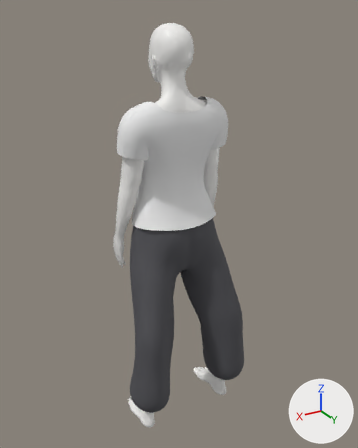
The glTF model public/models/mannequin-female-relaxed.glb as it was, and as the next commit left it.
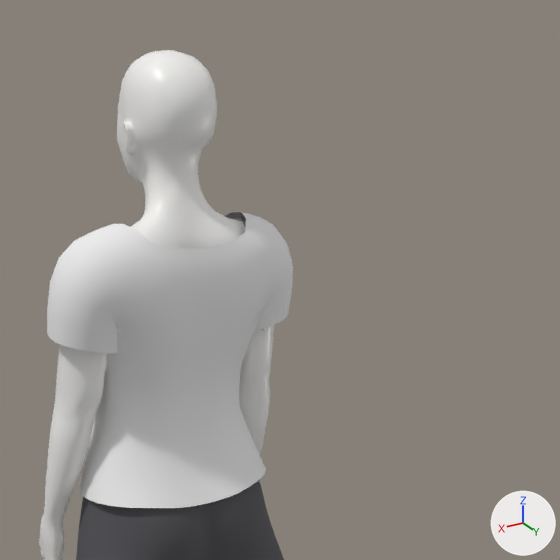
There are two pictures of each version: one whole from a 50 mm lens placed at (0.937, 1.573, 1.685), pointed at (-0.017, -0.018, 0.89), one close up on the part from 27% to 98% of the width and 0% to 57% of the height. Lighting does not change. The marker at lower right points along +X, +Y and +Z. The older version's two pictures come first. Where no turn or scale is listed for an object, it has been applied to the vertices.

The first close-up shows 'Body', 'Pants', 'Shirt'.
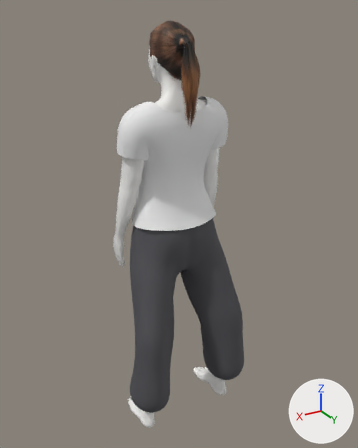
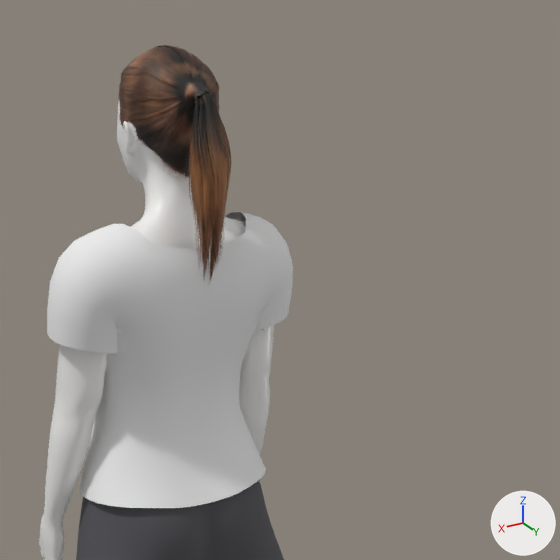
What differs and where, as boxes [x1, y1, x2, y2] in the close-ups (560 x 560 px):
```json
{"object": "Hair", "change": "added", "after": [118, 45, 231, 280], "on screen": "brown"}
```

Scene script edits in JSON lines:
```json
{"op": "add", "block": "img_ponytail01_diffuse", "code": ["img_ponytail01_diffuse = load_image('ponytail01_diffuse', '_unpacked/ponytail01_diffuse', 512, 512, 'sRGB')"]}
{"op": "add", "block": "mat_hair", "code": ["mat_hair = principled_material('Hair')", "mat_hair.texture = img_ponytail01_diffuse  # with its transparency", "mat_hair.roughness = 0.6"]}
{"op": "add", "block": "me_hair", "code": ["me_hair = bpy.data.meshes.new('Hair')", "me_hair.from_pydata(...)  # 3676 vertices, 5344 faces; spans x -0.075..0.075, y -0.123..0.123, z -0.183..0.183", "me_hair.materials.append(mat_hair)  # picture img_ponytail01_diffuse"]}
{"op": "add", "block": "ob_hair", "code": ["ob_hair = bpy.data.objects.new('Hair', me_hair)", "ob_hair.location = (-0.001, -0.002, 1.471)"]}
```
